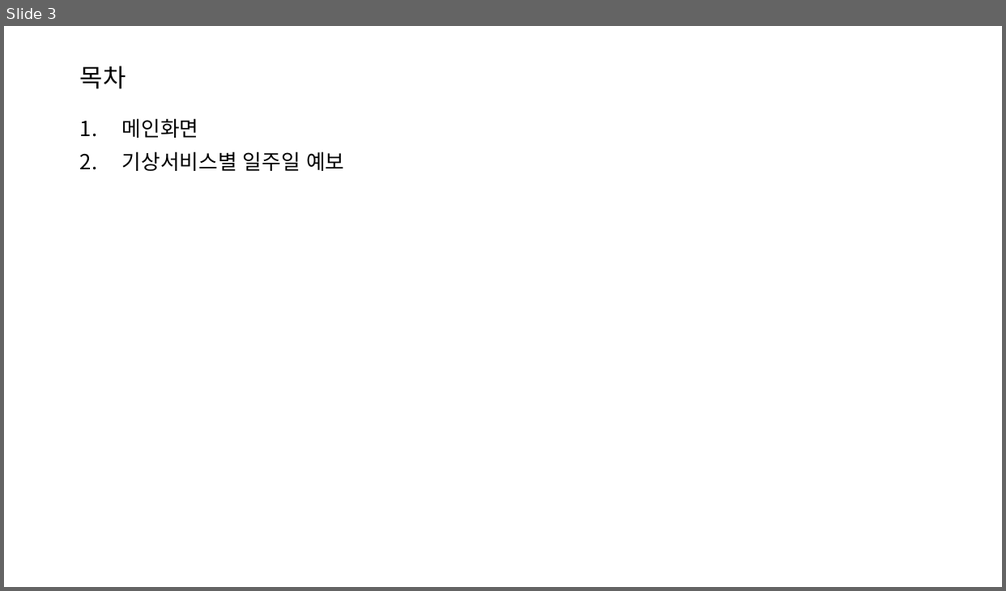
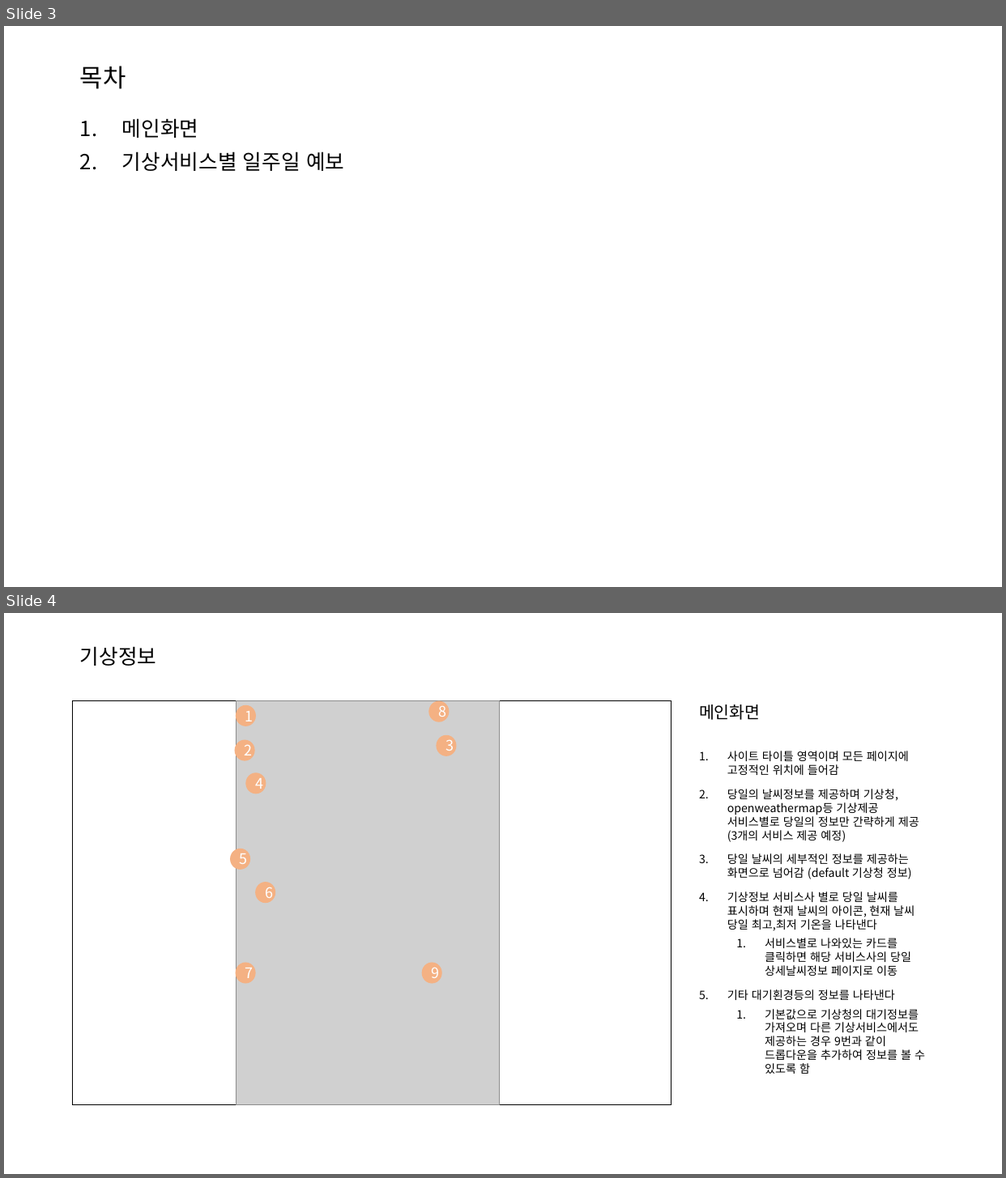
Before and after one commit to jsg3121/WeatherVue, a slide deck: 기능정의서.pptx. Shown one above the other, each under a label of ours: slide 3 before the commit, slides 3 and 4 after it. The pictures are 1006x591 and 1006x1178 pixels, drawn with LibreOffice and Linux fonts; fonts in the diff are those of the drawing; grey boxes stand for pictures. Boxes give left, top, right and bottom in pixels: in the first picture for what was removed or moved away, otherwise in the second. Text is boxed around its words. In the diff, an @@ line names an element or a change of style, - is before the commit and + after.

Commit message:
FEAT( 기능정의서 ) : 기능정의서 화면 기능 업데이트

```diff
--- a/기능정의서.pptx
+++ b/기능정의서.pptx
@@ slide 4 added at [4,613,1002,1174], background #FFFFFF @@
@@ title added at [80,646,157,666], 20 pt, text #000000 @@
+기상정보
@@ rectangle added at [73,700,671,1105], fill #FFFFFF, outline #000000 1 pt @@
@@ picture added at [236,700,500,1105] @@
@@ ellipse added at [236,706,256,726], fill #F4B183, outline #F4B183 1 pt, 14 pt, text #FFFFFF @@
+1
@@ ellipse added at [429,701,449,722], fill #F4B183, outline #F4B183 1 pt, 14 pt, text #FFFFFF @@
+8
@@ text added at [699,705,760,720], 16 pt, text #000000 @@
+메인화면
@@ ellipse added at [236,740,255,760], fill #F4B183, outline #F4B183 1 pt, 14 pt, text #FFFFFF @@
+2
@@ ellipse added at [437,736,456,756], fill #F4B183, outline #F4B183 1 pt, 14 pt, text #FFFFFF @@
+3
@@ text added at [727,751,925,1074], 11 pt, text #000000 @@
+1. 사이트 타이틀 영역이며 모든 페이지에 고정적인 위치에 들어감
+2. 당일의 날씨정보를 제공하며 기상청, openweathermap등 기상제공 서비스별로 당일의 정보만 간략하게 제공(3개의 서비스 제공 예정)
+3. 당일 날씨의 세부적인 정보를 제공하는 화면으로 넘어감 (default 기상청 정보)
+4. 기상정보 서비스사 별로 당일 날씨를 표시하며 현재 날씨의 아이콘, 현재 날씨 당일 최고,최저 기온을 나타낸다
+  1. 서비스별로 나와있는 카드를 클릭하면 해당 서비스사의 당일 상세날씨정보 페이지로 이동
+5. 기타 대기횐경등의 정보를 나타낸다
+  1. 기본값으로 기상청의 대기정보를 가져오며 다른 기상서비스에서도 제공하는 경우 9번과 같이 드롭다운을 추가하여 정보를 볼 수 있도록 함
@@ ellipse added at [246,773,266,794], fill #F4B183, outline #F4B183 1 pt, 14 pt, text #FFFFFF @@
+4
@@ ellipse added at [231,849,250,869], fill #F4B183, outline #F4B183 1 pt, 14 pt, text #FFFFFF @@
+5
@@ ellipse added at [256,883,275,903], fill #F4B183, outline #F4B183 1 pt, 14 pt, text #FFFFFF @@
+6
@@ ellipse added at [236,964,256,983], fill #F4B183, outline #F4B183 1 pt, 14 pt, text #FFFFFF @@
+7
@@ ellipse added at [423,964,442,983], fill #F4B183, outline #F4B183 1 pt, 14 pt, text #FFFFFF @@
+9
```
Also in this commit, not shown: 1 slide changed, 2 other slides added, 1 slide removed.
